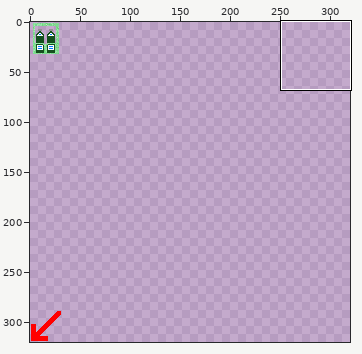
Sprite sheet -- tilesets/chaos_furniture.png. The picture above shows the old version from afar; the outline marks the close-up.
Close-up. Old version:
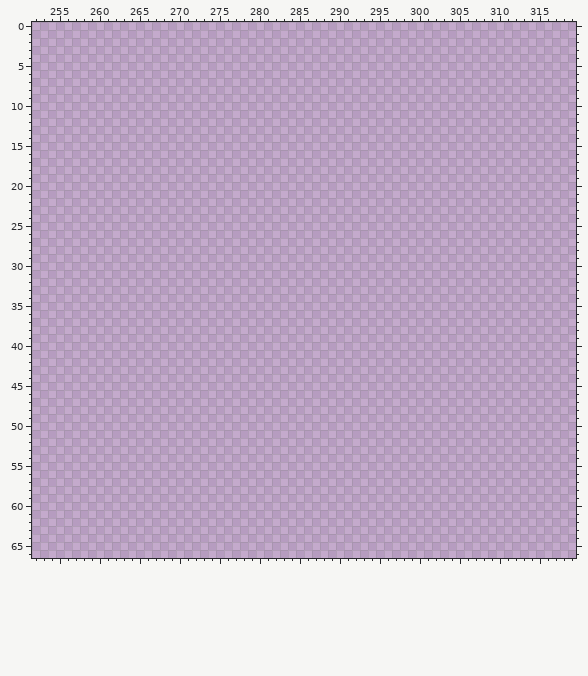
The file is 320x320 pixels. Colours within 5 levels of each other are drawn and written as one. Shown: x 252..319, y 0..66.
Palette (. is transparent): 
Pixels before (only the part around the change), first column x 252:
 0 ....................................................................
 1 ....................................................................
 2 ....................................................................
 3 ....................................................................
 4 ....................................................................
 5 ....................................................................
 6 ....................................................................
 7 ....................................................................
 8 ....................................................................
 9 ....................................................................
10 ....................................................................
11 ....................................................................
12 ....................................................................
13 ....................................................................
14 ....................................................................
15 ....................................................................
16 ....................................................................
17 ....................................................................
18 ....................................................................
19 ....................................................................
20 ....................................................................
21 ....................................................................
22 ....................................................................
23 ....................................................................
24 ....................................................................
25 ....................................................................
26 ....................................................................
27 ....................................................................
28 ....................................................................
29 ....................................................................
30 ....................................................................
31 ....................................................................
32 ....................................................................
33 ....................................................................
34 ....................................................................
35 ....................................................................
36 ....................................................................
37 ....................................................................
38 ....................................................................
39 ....................................................................
40 ....................................................................
41 ....................................................................
42 ....................................................................
43 ....................................................................
44 ....................................................................
45 ....................................................................
46 ....................................................................
47 ....................................................................
48 ....................................................................
49 ....................................................................
50 ....................................................................
51 ....................................................................
52 ....................................................................
53 ....................................................................
54 ....................................................................
55 ....................................................................
56 ....................................................................
57 ....................................................................
58 ....................................................................
59 ....................................................................
60 ....................................................................
61 ....................................................................
62 ....................................................................
63 ....................................................................
64 ....................................................................
65 ....................................................................
66 ....................................................................
The result:
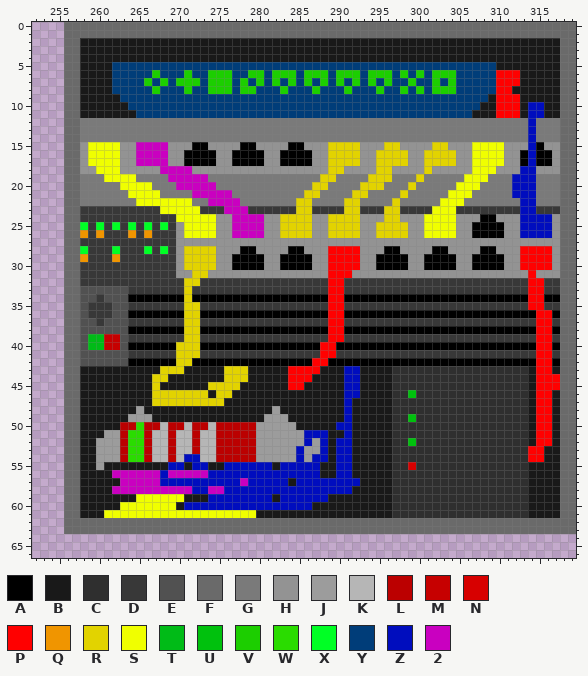
Colours new in this view: A #000000  B #191919  C #2f2f2f  D #383838  E #515151  F #6a6a6a  G #7a7a7a  H #939393  J #9c9c9c  K #b6b6b6  L #bb0000  M #c60000  N #d70000  P #ff0000  Q #f09500  R #e2d300  S #f0ff00  T #00bb17  U #00c10d  V #1cce00  W #2adc00  X #00ff25  Y #003d79  Z #000dbe  2 #c900c0
Diff:
Changed rows in their new state; - is an unchanged pixel.
first column x 256:
 0 FFFFFFFFFFFFFFFFFFFFFFFFFFFFFFFFFFFFFFFFFFFFFFFFFFFFFFFFFFFFFFFF
 1 FFFFFFFFFFFFFFFFFFFFFFFFFFFFFFFFFFFFFFFFFFFFFFFFFFFFFFFFFFFFFFFF
 2 FFBBBBBBBBBBBBBBBBBBBBBBBBBBBBBBBBBBBBBBBBBBBBBBBBBBBBBBBBBBBBFF
 3 FFBBBBBBBBBBBBBBBBBBBBBBBBBBBBBBBBBBBBBBBBBBBBBBBBBBBBBBBBBBBBFF
 4 FFBBBBBBBBBBBBBBBBBBBBBBBBBBBBBBBBBBBBBBBBBBBBBBBBBBBBBBBBBBBBFF
 5 FFBBBBYYYYYYYYYYYYYYYYYYYYYYYYYYYYYYYYYYYYYYYYYYYYYYYYBBBBBBBBFF
 6 FFBBBBYYYYYVYYYVYYVVVYYVVYVVVYVVVYVVVYVVVYVYVYVVVYYYYYPPPBBBBBFF
 7 FFBBBBYYYYVYVYVVVYVVVYVYVYVYVYVYVYVYVYVYVYYVYYVYVYYYYYPPPBBBBBFF
 8 FFBBBBYYYYYVYYYVYYVVVYVVYYYVYYYVYYYVYYYVYYVYVYVVVYYYYYPPBBBBBBFF
 9 FFBBBBBYYYYYYYYYYYYYYYYYYYYYYYYYYYYYYYYYYYYYYYYYYYYYYBPPPBBBBBFF
10 FFBBBBBBYYYYYYYYYYYYYYYYYYYYYYYYYYYYYYYYYYYYYYYYYYYYBBPPPBZZBBFF
11 FFBBBBBBBYYYYYYYYYYYYYYYYYYYYYYYYYYYYYYYYYYYYYYYYYYBBBPPPBZZBBFF
12 FFGGGGGGGGGGGGGGGGGGGGGGGGGGGGGGGGGGGGGGGGGGGGGGGGGGGGGGGGZGGGFF
13 FFGGGGGGGGGGGGGGGGGGGGGGGGGGGGGGGGGGGGGGGGGGGGGGGGGGGGGGGGZGGGFF
14 FFGGGGGGGGGGGGGGGGGGGGGGGGGGGGGGGGGGGGGGGGGGGGGGGGGGGGGGGGZGGGFF
15 FFHSSSSHH2222HHHAAHHHHAAHHHHAAHHHRRRRHHHRRHHHHRRHHHSSSSHHHZAHHFF
16 FFHSSSSHH2222HHAAAAHHAAAAHHAAAAHHRRRRHHRRRRHHRRRRHHSSSSHHAZAAHFF
17 FFHSSSSHH2222HHAAAAHHAAAAHHAAAAHHRRRRHHRRRRHHRRRRHHSSSSHHAZAAHFF
18 FFHHSSSHHHHH2222HHHHHHHHHHHHHHHHHRRHHHHRRHHHHRHHHHHSSSHHHZZHHHFF
19 FFGGGSSSSGGGG22222GGGGGGGGGGGGGGRRGGGGRRRGGGRGGGGGSSSGGGZZZGGGFF
20 FFGGGGGSSSSGGG22222GGGGGGGGGGGGRRGGGGRRRGGGRGGGGGSSSGGGGZZZGGGFF
21 FFGGGGGGSSSSGGGG22222GGGGGGGGGRRGGGGRRGGGGRGGGGGSSSGGGGGZZZGGGFF
22 FFGGGGGGGSSSSSSSGG2222GGGGGGGRRGGGGRRGGGGRGGGGGSSSGGGGGGGZZGGGFF
23 FFDDDDDDDDDDSSSSSDDD222DDDDDDRRDDDDRRDDDRRDDDDSSSDDDDDDDDZZDDDFF
24 FFDDDDDDDDDDDDSSSSSHH2222HHRRRRHHRRRRHHHRRHHHSSSSHHHAAHHHZZZZHFF
25 FFXDXDXDXDXDXDHSSSSHH2222HHRRRRHHRRRRHHRRRRHHSSSSHHAAAAHHZZZZHFF
26 FFQDQDDDQDQDDDHSSSSHH2222HHRRRRHHRRRRHHRRRRHHSSSSHHAAAAHHZZZZHFF
27 FFDDDDDDDDDDDDHHHHHHHHHHHHHHHHHHHHHHHHHHHHHHHHHHHHHHHHHHHHHHHHFF
28 FFXDDDXDDDXDXDHRRRRHHHAAHHHHAAHHHPPPPHHHAAHHHHAAHHHHAAHHHPPPPHFF
29 FFQDDDQDDDDDDDHRRRRHHAAAAHHAAAAHHPPPPHHAAAAHHAAAAHHAAAAHHPPPPHFF
30 FFDDDDDDDDDDDDHRRRRHHAAAAHHAAAAHHPPPPHHAAAAHHAAAAHHAAAAHHPPPPHFF
31 FFDDDDDDDDDDDDHHRRHHHHHHHHHHHHHHHPPPHHHHHHHHHHHHHHHHHHHHHHPHHHFF
32 FFDDDDDDDDDDDDDRRDDDDDDDDDDDDDDDDPPDDDDDDDDDDDDDDDDDDDDDDDPPDDFF
33 FFEEEEEEDDDDDDDRDDDDDDDDDDDDDDDDDPPDDDDDDDDDDDDDDDDDDDDDDDPPDDFF
34 FFEEDEEEAAAAAAARAAAAAAAAAAAAAAAAAPPAAAAAAAAAAAAAAAAAAAAAAAPPAAFF
35 FFEDDDEEDDDDDDDRRDDDDDDDDDDDDDDDDPPDDDDDDDDDDDDDDDDDDDDDDDPPDDFF
36 FFEDDDEEAAAAAAARRAAAAAAAAAAAAAAAAPPAAAAAAAAAAAAAAAAAAAAAAAAPPAFF
37 FFEEDEEEDDDDDDDRRDDDDDDDDDDDDDDDDPPDDDDDDDDDDDDDDDDDDDDDDDDPPDFF
38 FFEEEEEEAAAAAAARRAAAAAAAAAAAAAAAAPPAAAAAAAAAAAAAAAAAAAAAAAAPPAFF
39 FFETTMMEDDDDDDDRRDDDDDDDDDDDDDDDDPPDDDDDDDDDDDDDDDDDDDDDDDDPPDFF
40 FFETTMMEAAAAAARRRAAAAAAAAAAAAAAAPPAAAAAAAAAAAAAAAAAAAAAAAAAPPAFF
41 FFEEEEEEDDDDDDRRRDDDDDDDDDDDDDDDPPDDDDDDDDDDDDDDDDDDDDDDDDDPPDFF
42 FFEEEEEEAAAAAARRAAAAAAAAAAAAAAAPPAAAAAAAAAAAAAAAAAAAAAAAAAAPPAFF
43 FFBBBBBBBBBBRRRBBBBBRRRBBBBBPPPPBBBZZBBBBCCCCCCCCCCCCCCCCCBPPBFF
44 FFBBBBBBBBBRRBBBBBBBRRRBBBBBPPPBBBBZZBBBBCCCCCCCCCCCCCCCCCBPPPFF
45 FFBBBBBBBBBRBBBBBBRRRRBBBBBBPPBBBBBZZBBBBCCCCCCCCCCCCCCCCCBPPPFF
46 FFBBBBBBBBBRRRRRRRBRRBBBBBBBBBBBBBBZZBBBBCCUCCCCCCCCCCCCCCBPPBFF
47 FFBBBBBBBBBRRRRRRRRRBBBBBBBBBBBBBBBZBBBBBCCCCCCCCCCCCCCCCCBPPBFF
48 FFBBBBBBBJBBBBBBBBBBBBBBBBJBBBBBBBBZBBBBBCCCCCCCCCCCCCCCCCBPPBFF
49 FFBBBBBBJJJBBBBBBBBBBBBBBJJJBBBBBBBZBBBBBCCUCCCCCCCCCCCCCCBPPBFF
50 FFBBBBBLLWLLKLLKLLKLLLLLJJJJJBBBBBZZBBBBBCCCCCCCCCCCCCCCCCBPPBFF
51 FFBBBJJLWWLKKLKKLKKLLLLLJJJJJJZZZBBZBBBBBCCCCCCCCCCCCCCCCCBPPBFF
52 FFBBJJJLWWLKKLKKLKKLLLLLJJJJJJZJZBZZBBBBBCCUCCCCCCCCCCCCCCBPPBFF
53 FFBBJJJLWWLKKLKKLKKLLLLLJJJJJZJJZBZZBBBBBCCCCCCCCCCCCCCCCCPPBBFF
54 FFBBJJJLWWLKKLKZZKKLLLLLJJJJJZJZZBZZBBBBBCCCCCCCCCCCCCCCCCPPBBFF
55 FFBBJBBBBBBBBZZBZZBBZZZZZZBZZZZZBBZZBBBBBCCNCCCCCCCCCCCCCCBBBBFF
56 FFBBBB222222Z22222ZZZZZZZZZZZZZZBBZZBBBBBCCCCCCCCCCCCCCCCCBBBBFF
57 FFBBBBB22222ZZZZZZZZZZ2ZZZZZBZZZZZZZZBBBBCCCCCCCCCCCCCCCCCBBBBFF
58 FFBBBB2222222222ZZ22ZZZZZZZZZZZZZZZZBBBBBCCCCCCCCCCCCCCCCCBBBBFF
59 FFBBBBBBBSSSSSSBBBZZZZZZZZBZZZZZZBBBBBBBBCCCCCCCCCCCCCCCCCBBBBFF
60 FFBBBBBSSSSSSSBZZZZZZZZZZZZZZZZBBBBBBBBBBCCCCCCCCCCCCCCCCCBBBBFF
61 FFBBBSSSSSSSSSSSSSSSSSSSBBBBBBBBBBBBBBBBBCCCCCCCCCCCCCCCCCBBBBFF
62 FFFFFFFFFFFFFFFFFFFFFFFFFFFFFFFFFFFFFFFFFFFFFFFFFFFFFFFFFFFFFFFF
63 FFFFFFFFFFFFFFFFFFFFFFFFFFFFFFFFFFFFFFFFFFFFFFFFFFFFFFFFFFFFFFFF
Changed places in both close-ups, as pixel boxes (x1, y1, x2, y2):
added: (64, 22, 576, 534)
